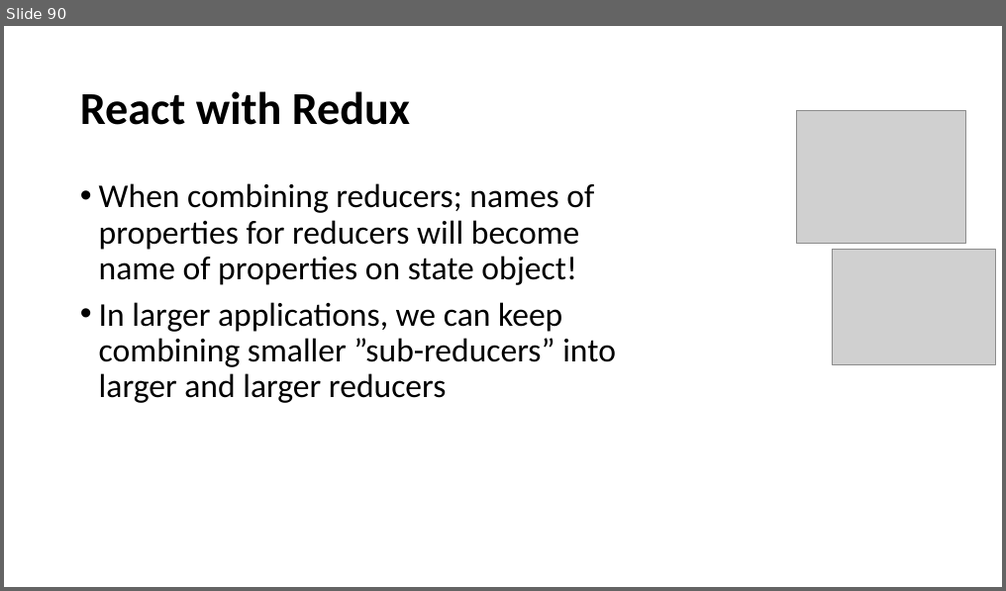
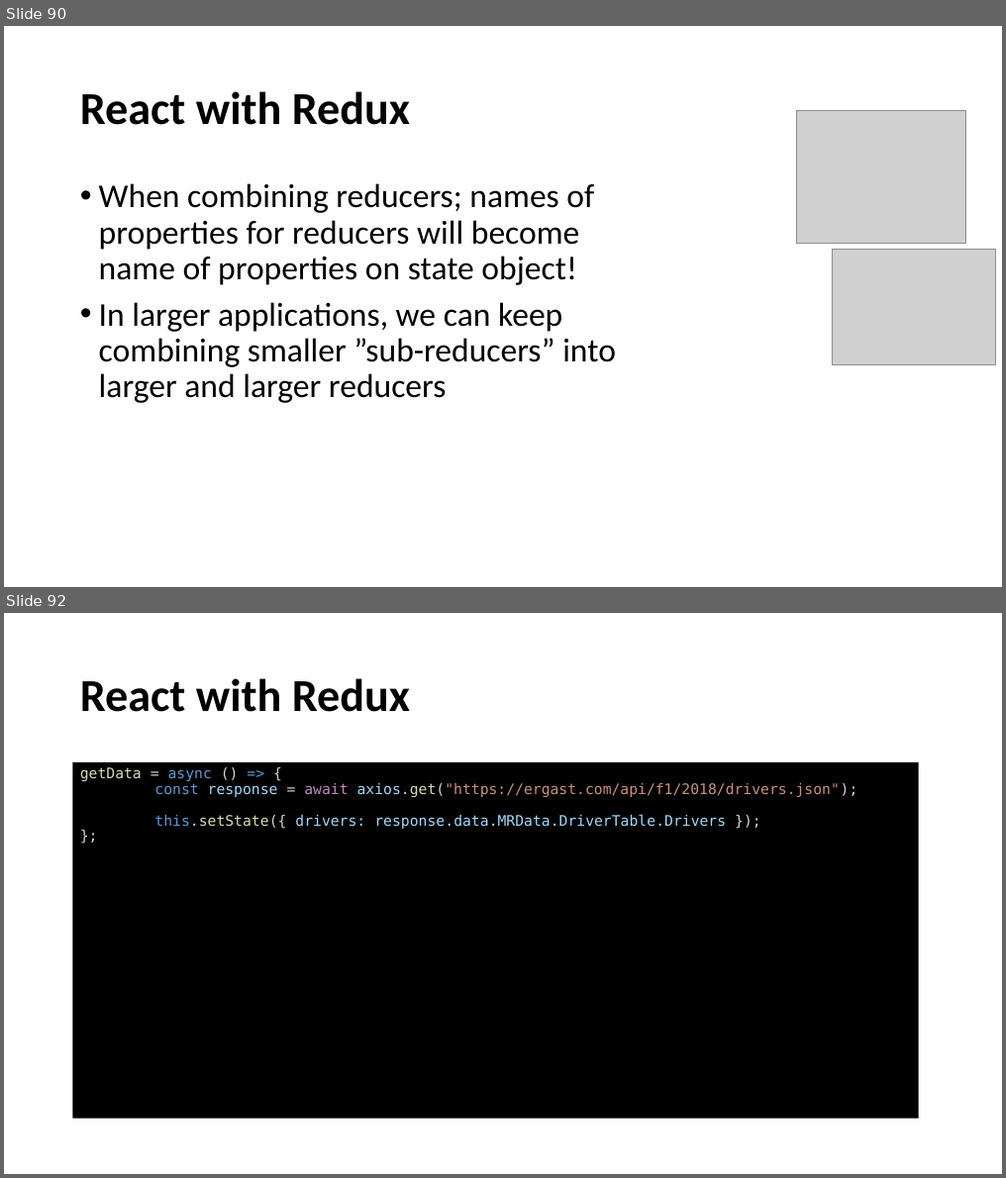
Before and after one commit to perl-easj/WebProg, a slide deck: 50_React/React.pptx. Shown one above the other, each under a label of ours: slide 90 before the commit, slides 90 and 92 after it; the slides between them are not shown. The pictures are 1006x591 and 1006x1178 pixels, drawn with LibreOffice and Linux fonts; fonts in the diff are those of the drawing; grey boxes stand for pictures. Boxes give left, top, right and bottom in pixels: in the first picture for what was removed or moved away, otherwise in the second. Text is boxed around its words. In the diff, an @@ line names an element or a change of style, - is before the commit and + after.

```diff
--- a/50_React/React.pptx
+++ b/50_React/React.pptx
@@ slide 92 added at (4,613,1002,1174), background #FFFFFF @@
@@ title added at (80,678,410,712), 44 pt, text #000000, bold @@
+React with Redux
@@ text added at (73,762,919,1119), fill #000000, 14 pt, text #9CDCFE @@
+getData = async () => {
+const response = await axios.get("https://ergast.com/api/f1/2018/drivers.json");
+this.setState({ drivers: response.data.MRData.DriverTable.Drivers });
+};
```
Also in this commit, not shown: 10 other slides added.
